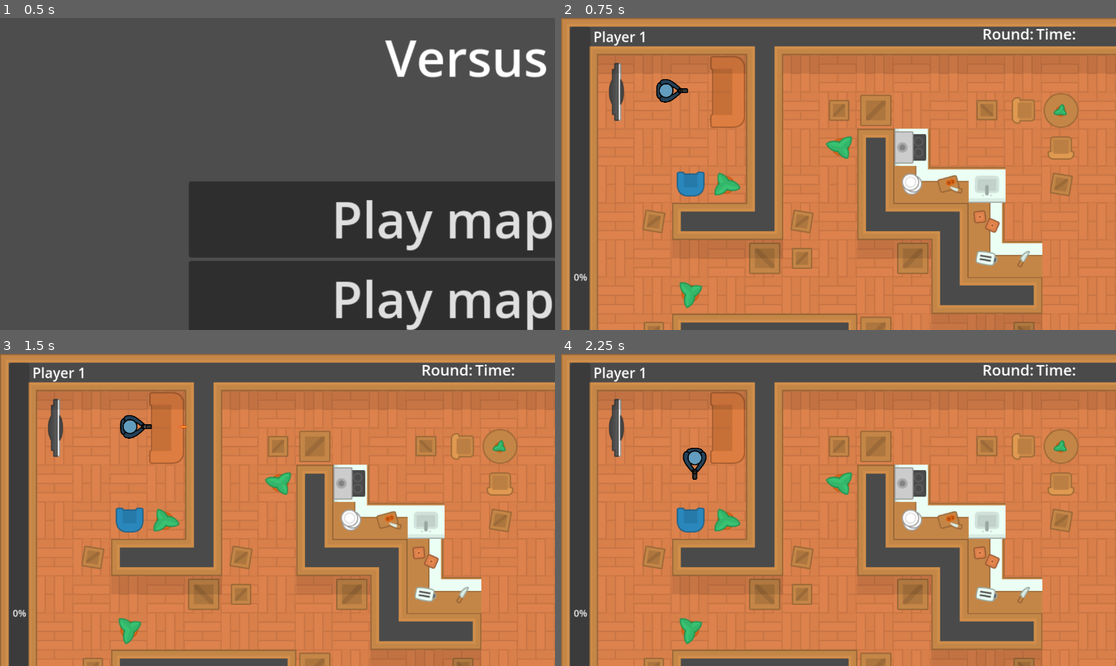
Above: before the commit, frames 1-4 (two rows, left to right).
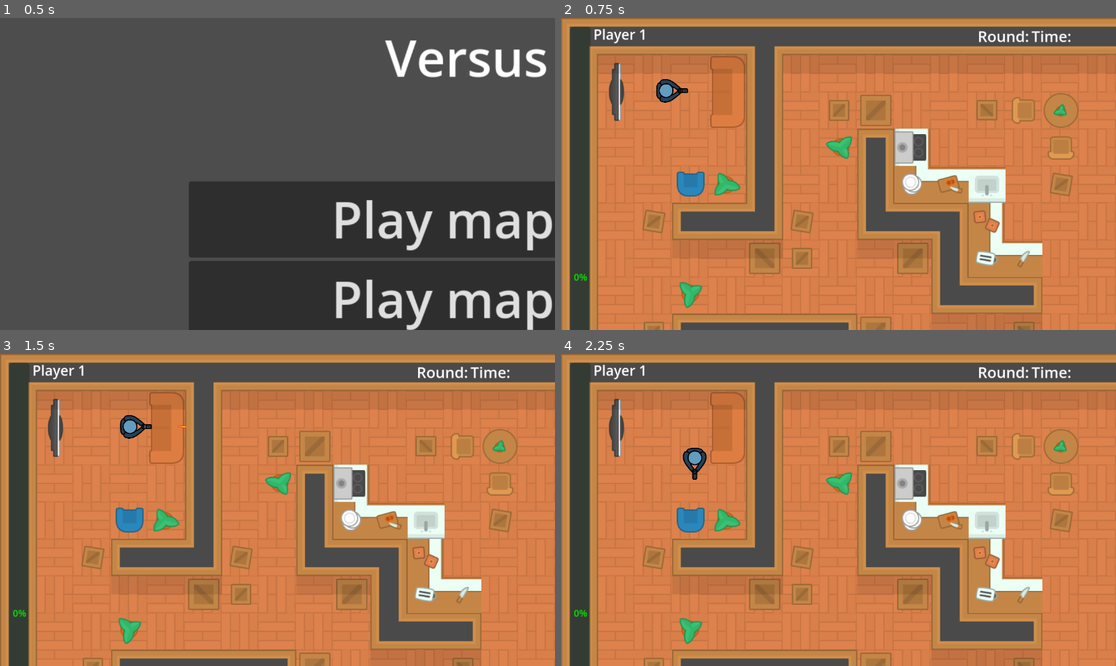
Above: after the commit, the same moments.

Repository: Atajin/couch-commandos
Game: Godot game, scene res://menus/main_menu.tscn
Same seed, same stepped clock (60 frames per second), same inputs: the game is played once before the commit and once after it.
Inputs:
- Up to frame 1 (0.5 s): no input
- Up to frame 2 (0.75 s): click "Play map 1" at 0.5 s
- Up to frame 3 (1.5 s): tap Enter at 1.25 s; hold D (move_right_p1) from 1.28 s (still down); tap Space (shoot_p1) at 1.35 s
- Up to frame 4 (2.25 s): tap Space (shoot_p1) at 2 s; release D (move_right_p1) at 2.03 s; hold S (move_down_p1) from 2.03 s (still down); tap Keypad Enter (shoot_p2) at 2.1 s

Frame 1 is identical in both runs. In frame 2, 0.6% of the frame differs, in the area x 2-93%, y 3-85%; in frame 3, 0.6%; in frame 4, 0.6%.
Error in both runs: Invalid assignment of property or key 'text' with value of type 'String' on a base object of type 'null instance'. (res://scripts/hud.gd:17)

Commit message:
Update hud.tscn

Diff:
--- a/menus/hud.tscn
+++ b/menus/hud.tscn
@@ -18,10 +18,10 @@
 
 [node name="HBoxContainer" type="HBoxContainer" parent="."]
 layout_mode = 0
-offset_left = 49.0
-offset_top = 838.0
+offset_left = 50.0
+offset_top = 837.0
 offset_right = 160.0
-offset_bottom = 891.0
+offset_bottom = 890.0
 
 [node name="BulletCounterSprite" type="TextureRect" parent="HBoxContainer"]
 layout_mode = 2
@@ -36,9 +36,9 @@
 
 [node name="HBoxContainer2" type="HBoxContainer" parent="."]
 layout_mode = 0
-offset_left = 1440.0
+offset_left = 1444.0
 offset_top = 837.0
-offset_right = 1551.0
+offset_right = 1554.0
 offset_bottom = 890.0
 
 [node name="BulletAmount" type="Label" parent="HBoxContainer2"]
@@ -52,6 +52,7 @@
 expand_mode = 2
 
 [node name="HealthBar1" type="ProgressBar" parent="."]
+modulate = Color(0.0429479, 0.957612, 0, 1)
 layout_mode = 0
 offset_left = 15.0
 offset_top = 15.0
@@ -63,6 +64,7 @@
 script = ExtResource("4_4hx82")
 
 [node name="HealthBar2" type="ProgressBar" parent="."]
+modulate = Color(0.0431373, 0.956863, 0, 1)
 layout_mode = 0
 offset_left = 1550.0
 offset_top = 15.0
@@ -76,27 +78,28 @@
 [node name="PlayerName1" type="Label" parent="."]
 layout_mode = 0
 offset_left = 55.0
-offset_top = 16.0
+offset_top = 12.0
 offset_right = 147.0
-offset_bottom = 50.0
+offset_bottom = 46.0
 theme_override_font_sizes/font_size = 24
 text = "Player 1"
 
 [node name="PlayerName2" type="Label" parent="."]
 layout_mode = 0
 offset_left = 1452.0
-offset_top = 15.0
+offset_top = 12.0
 offset_right = 1544.0
-offset_bottom = 49.0
+offset_bottom = 46.0
 theme_override_font_sizes/font_size = 24
 text = "Player 2"
 
 [node name="HBoxContainer3" type="HBoxContainer" parent="."]
 layout_mode = 0
-offset_left = 727.0
-offset_top = 8.0
-offset_right = 889.0
-offset_bottom = 48.0
+offset_left = 152.0
+offset_top = 12.0
+offset_right = 1449.0
+offset_bottom = 52.0
+alignment = 1
 
 [node name="Round" type="Label" parent="HBoxContainer3"]
 layout_mode = 2
Not shown: 1 places in menus/hud.tscn that only renumber resources
